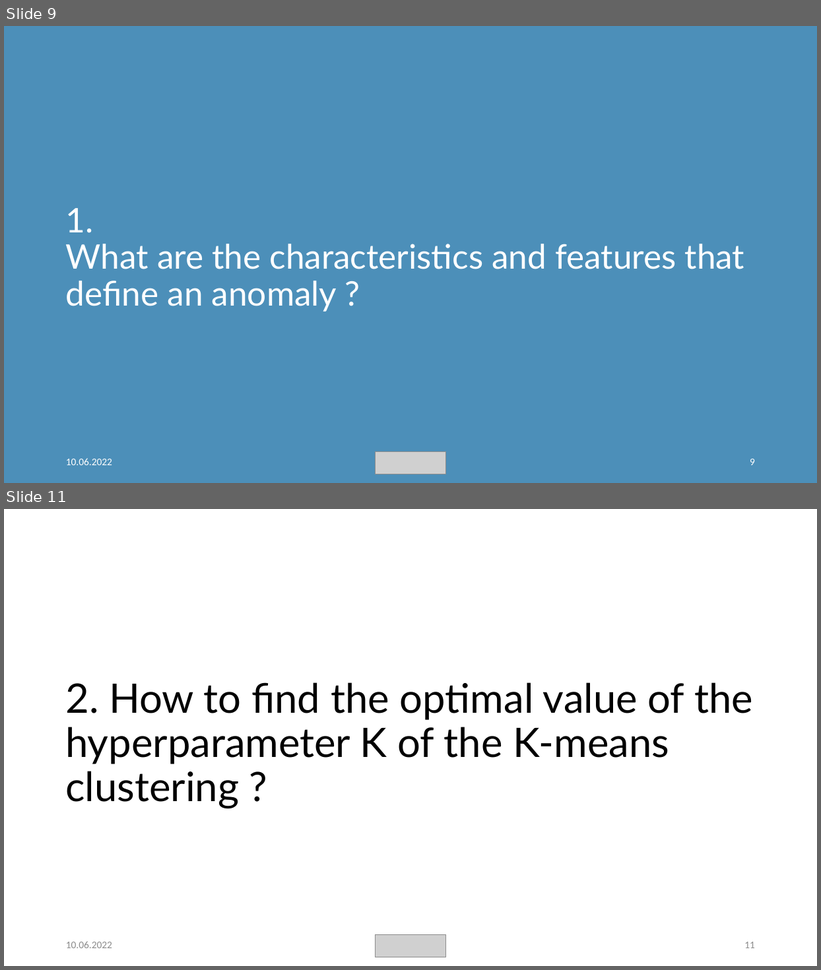
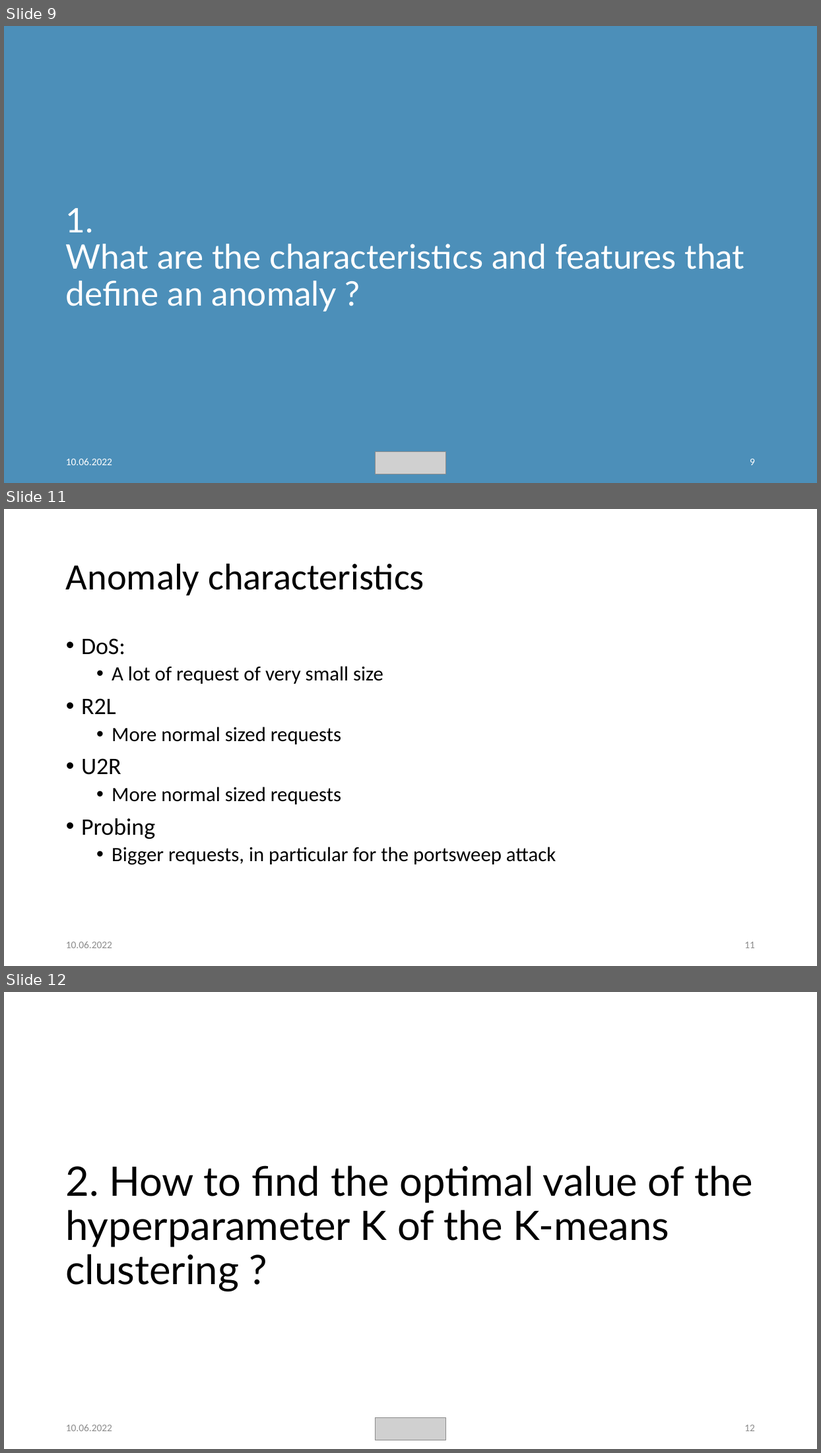
Before and after one commit to weevood/MA-BDA_Project, a slide deck: Documentation/Anomaly-Detection-in-Network-Traffic-with-K-means-Clustering.pptx. Shown one above the other, each under a label of ours: slides 9 and 11 before the commit, slides 9, 11 and 12 after it; the slides between them are not shown. The pictures are 821x970 and 821x1453 pixels, drawn with LibreOffice and Linux fonts; fonts in the diff are those of the drawing; grey boxes stand for pictures. Boxes give left, top, right and bottom in pixels: in the first picture for what was removed or moved away, otherwise in the second. Text is boxed around its words. In the diff, an @@ line names an element or a change of style, - is before the commit and + after.

Commit message:
Update to presentation with anomaly characteristics and protocol distribution

```diff
--- a/Documentation/Anomaly-Detection-in-Network-Traffic-with-K-means-Clustering.pptx
+++ b/Documentation/Anomaly-Detection-in-Network-Traffic-with-K-means-Clustering.pptx
@@ slide 11 added at (x1=4, y1=509, x2=817, y2=966), background #FFFFFF @@
@@ title added at (x1=66, y1=563, x2=424, y2=595), 44 pt, text #000000 @@
+Anomaly characteristics
@@ text added at (x1=81, y1=638, x2=556, y2=865), 24 pt, text #000000 @@
+• DoS:
+  • A lot of request of very small size
+• R2L
+  • More normal sized requests
+• U2R
+  • More normal sized requests
+• Probing
+  • Bigger requests, in particular for the portsweep attack
@@ text added at (x1=66, y1=941, x2=112, y2=949), 12 pt, text #8C8C8C @@
+10.06.2022
@@ page number added at (x1=745, y1=942, x2=755, y2=949), 12 pt, text #8C8C8C @@
+11
@@ what was slide 11 is now slide 12 @@
@@ page number at (x1=745, y1=1425, x2=755, y2=1432): text changed @@
-11
+12
```
Also in this commit, not shown: 2 slides changed, 1 other slide added, 1 other file.
